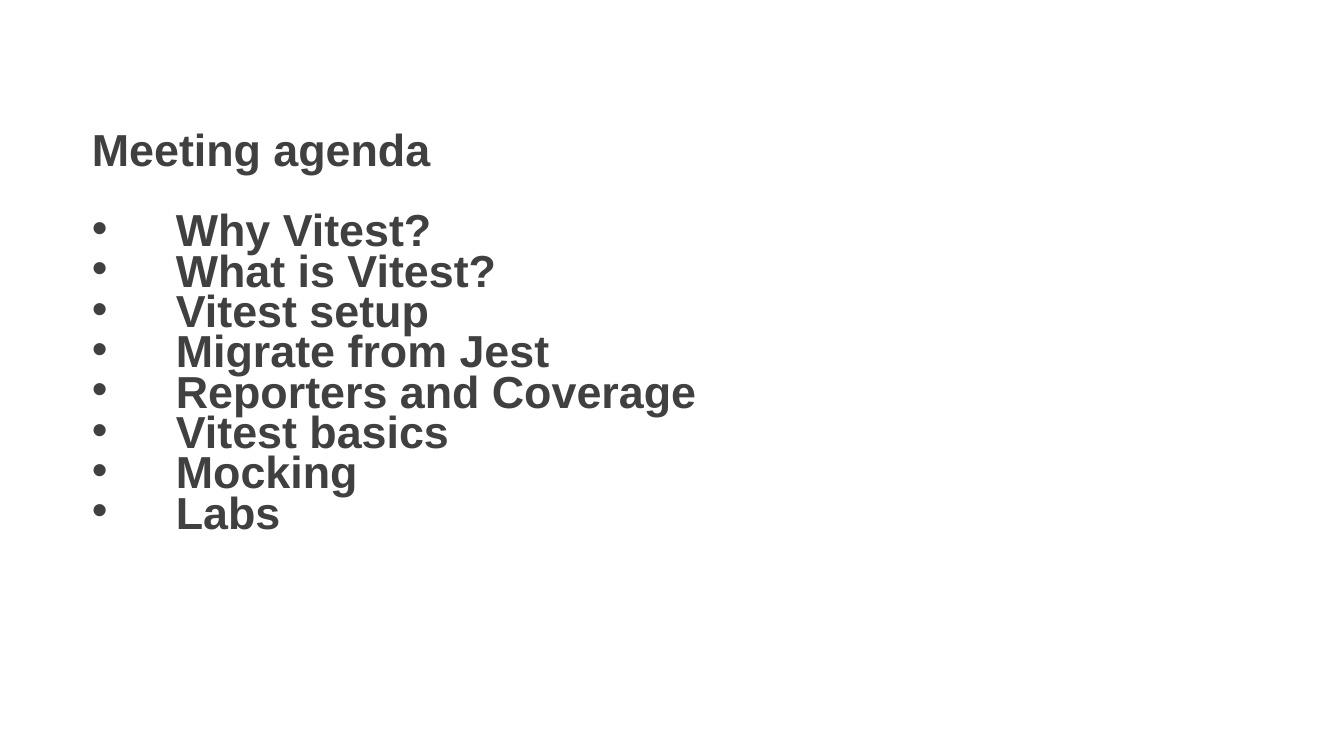
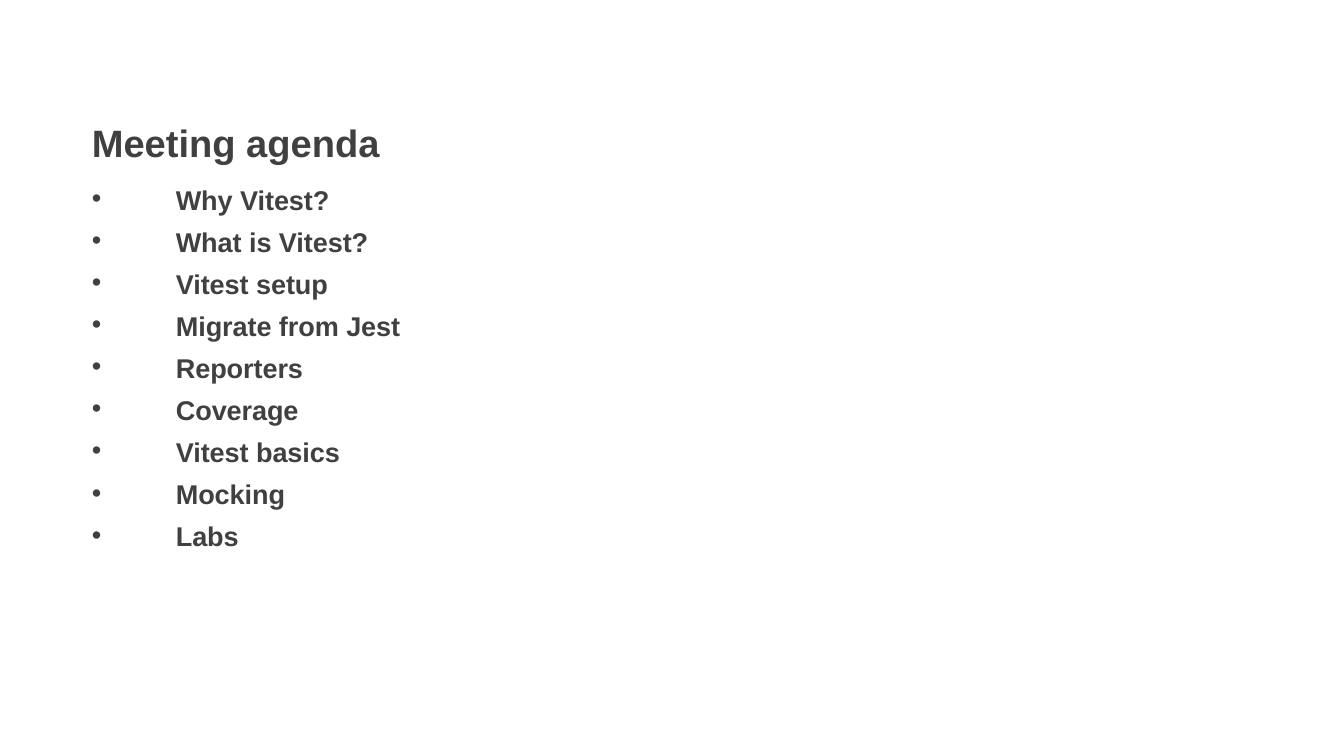
Before and after one commit to AMISConclusion/sig-typescript-unit-testing, a slide deck: slide 1 of typescript_unit_testing_with_vitest.pptx. Drawn at 1344x756 pixels with LibreOffice and Linux fonts; fonts in the diff are those of the drawing; background and template pictures are left out. Boxes give left, top, right and bottom in pixels: in the first picture for what was removed or moved away, otherwise in the second. Text is boxed around its words. In the diff, an @@ line names an element or a change of style, - is before the commit and + after.

Commit message:
Add coverage slides with small demo project

```diff
--- a/typescript_unit_testing_with_vitest.pptx
+++ b/typescript_unit_testing_with_vitest.pptx
@@ text at [92,129,400,547]: size 24 to 20.4 pt in "Meeting agenda"; size 24 to 14.4 pt in "Why Vitest?", "What is Vitest?", "Vitest setup", "Migrate from Jest" and 3 more places; line spacing 0.75 to 0.65 @@
@@ text at [176,359,303,425]: text changed; size 24 to 14.4 pt @@
-• Reporters and Coverage
+• Reporters
+• Coverage
```
Also in this commit, not shown: 3 other slides changed, 6 slides added, 6 other files.
